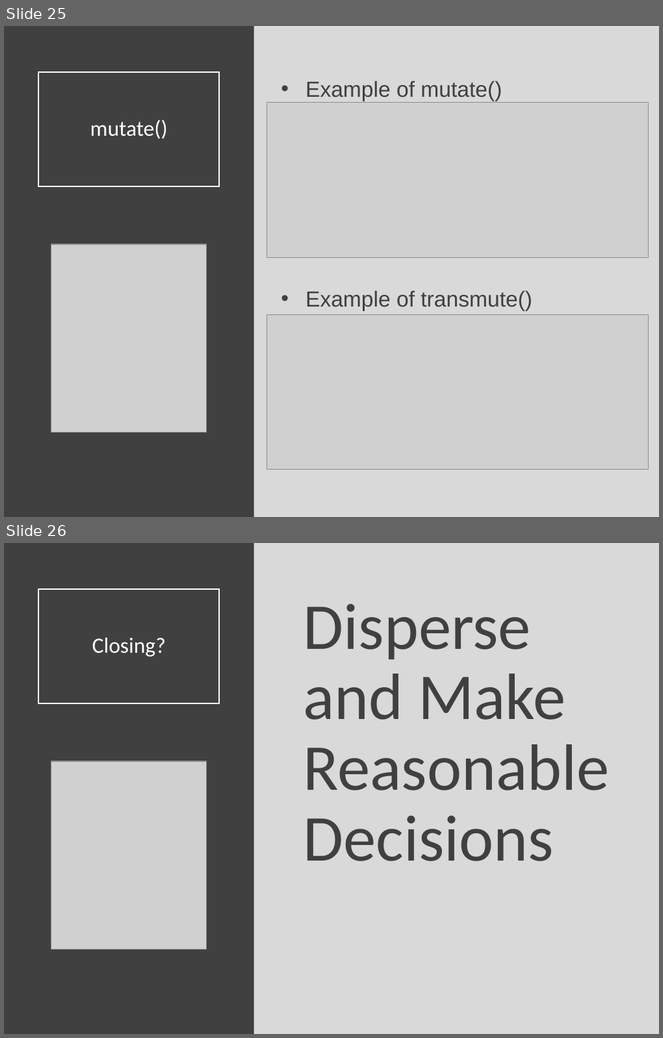
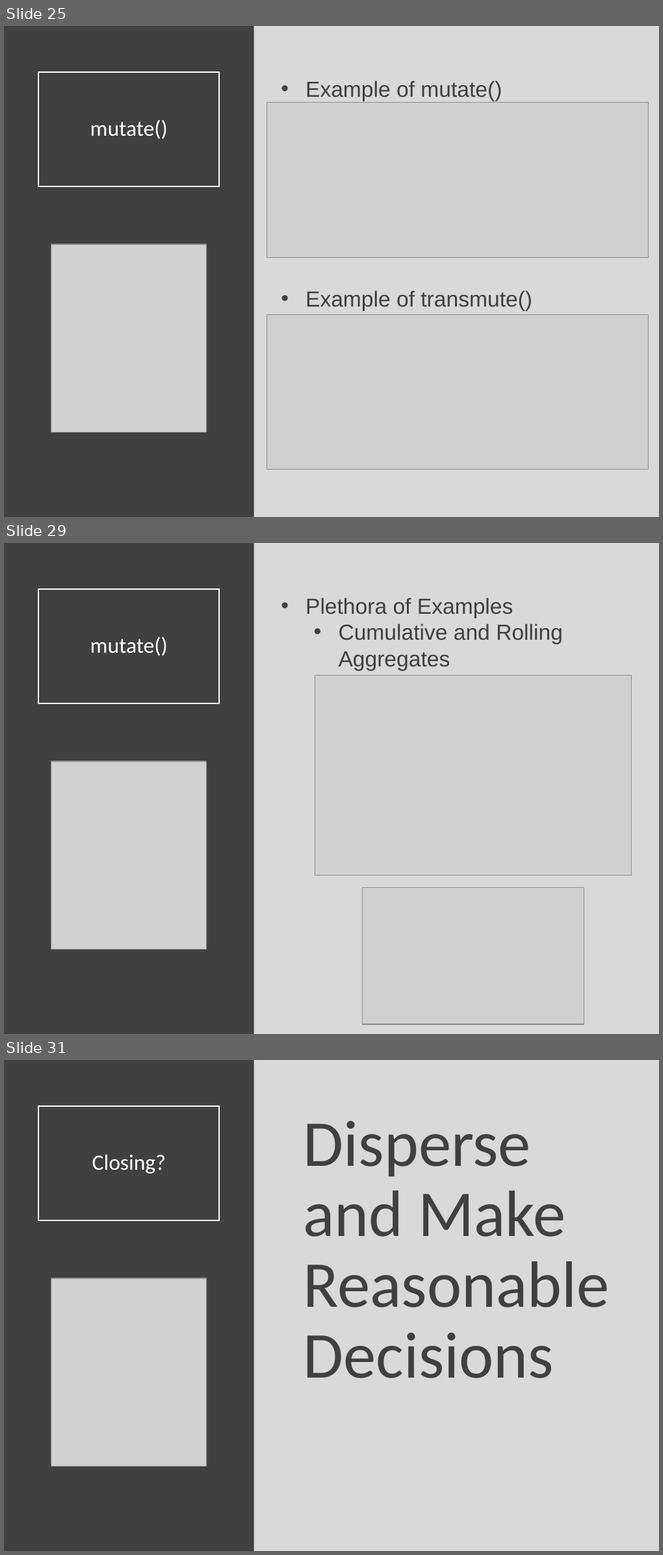
Before and after one commit to Yixf-Self/STOR320_WEBSITE, a slide deck: Lectures/Lecture 4/Lecture 4.pptx. Shown one above the other, each under a label of ours: slides 25 and 26 before the commit, slides 25, 29 and 31 after it; the slides between them are not shown. The pictures are 663x1038 and 663x1555 pixels, drawn with LibreOffice and Linux fonts; fonts in the diff are those of the drawing; grey boxes stand for pictures. Boxes give left, top, right and bottom in pixels: in the first picture for what was removed or moved away, otherwise in the second. Text is boxed around its words. In the diff, an @@ line names an element or a change of style, - is before the commit and + after.

```diff
--- a/Lectures/Lecture 4/Lecture 4.pptx
+++ b/Lectures/Lecture 4/Lecture 4.pptx
@@ slide 29 added at [4,543,659,1034], background #D9D9D9 @@
@@ rectangle added at [4,543,254,1034], fill #404040 @@
@@ title added at [38,589,220,704], outline #FFFFFF 1.5 pt, 24 pt, text #FFFFFF @@
+mutate()
@@ text added at [306,598,563,671], 24 pt, text #404040 @@
+• Plethora of Examples
+  • Cumulative and Rolling Aggregates
@@ picture added at [315,676,632,876] @@
@@ picture added at [51,761,206,949] @@
@@ picture added at [362,887,584,1025] @@
@@ what was slide 26 is now slide 31 @@
```
Also in this commit, not shown: 2 slides changed, 4 other slides added, 3 other files.
